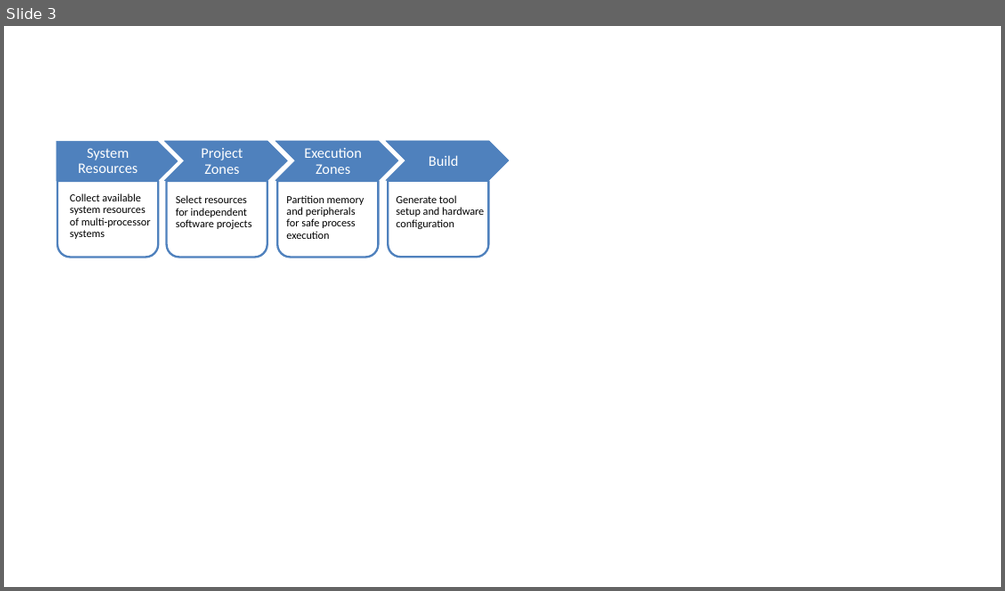
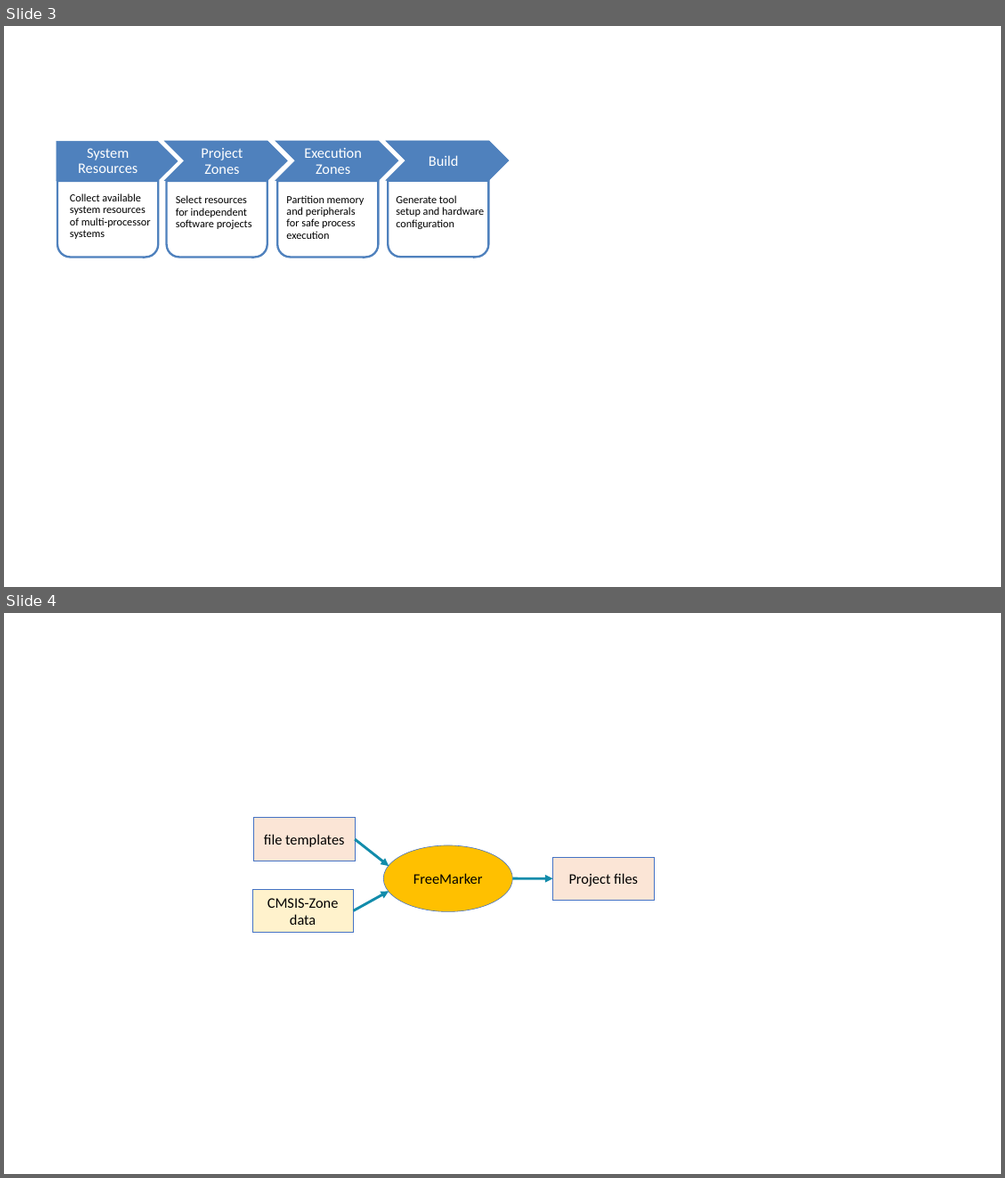
Before and after one commit to ARM-software/CMSIS_5, a slide deck: CMSIS/DoxyGen/Zone/src/images/images.odp. Shown one above the other, each under a label of ours: slide 3 before the commit, slides 3 and 4 after it. The pictures are 1005x591 and 1005x1178 pixels, drawn with LibreOffice and Linux fonts; fonts in the diff are those of the drawing. Boxes give left, top, right and bottom in pixels: in the first picture for what was removed or moved away, otherwise in the second. Text is boxed around its words. In the diff, an @@ line names an element or a change of style, - is before the commit and + after.

Commit message:
CMSIS-Zone: Enhanced Generator Data Model documentation.

```diff
--- a/CMSIS/DoxyGen/Zone/src/images/images.odp
+++ b/CMSIS/DoxyGen/Zone/src/images/images.odp
@@ slide 4 added at (x1=4, y1=613, x2=1001, y2=1174), background #FFFFFF @@
@@ freeform shape added at (x1=254, y1=818, x2=355, y2=861), fill #FBE5D6, outline #4472C4 0.51 pt, 14 pt, text #000000 @@
+file templates
@@ arrow added from (355, 839) to (388, 866), #128CAB 2.49 pt @@
@@ freeform shape added at (x1=383, y1=845, x2=512, y2=912), fill #FFC000, outline #4472C4 0.51 pt, 14 pt, text #000000 @@
+FreeMarker
@@ arrow added from (512, 878) to (553, 878), #128CAB 2.49 pt @@
@@ freeform shape added at (x1=553, y1=857, x2=654, y2=900), fill #FBE5D6, outline #4472C4 0.51 pt, 14 pt, text #000000 @@
+Project files
@@ freeform shape added at (x1=252, y1=889, x2=353, y2=933), fill #FFF2CC, outline #4472C4 0.51 pt, 14 pt, text #000000 @@
+CMSIS-Zone
+data
@@ arrow added from (353, 910) to (388, 892), #128CAB 2.49 pt @@
```
Also in this commit, not shown: 4 other files.
